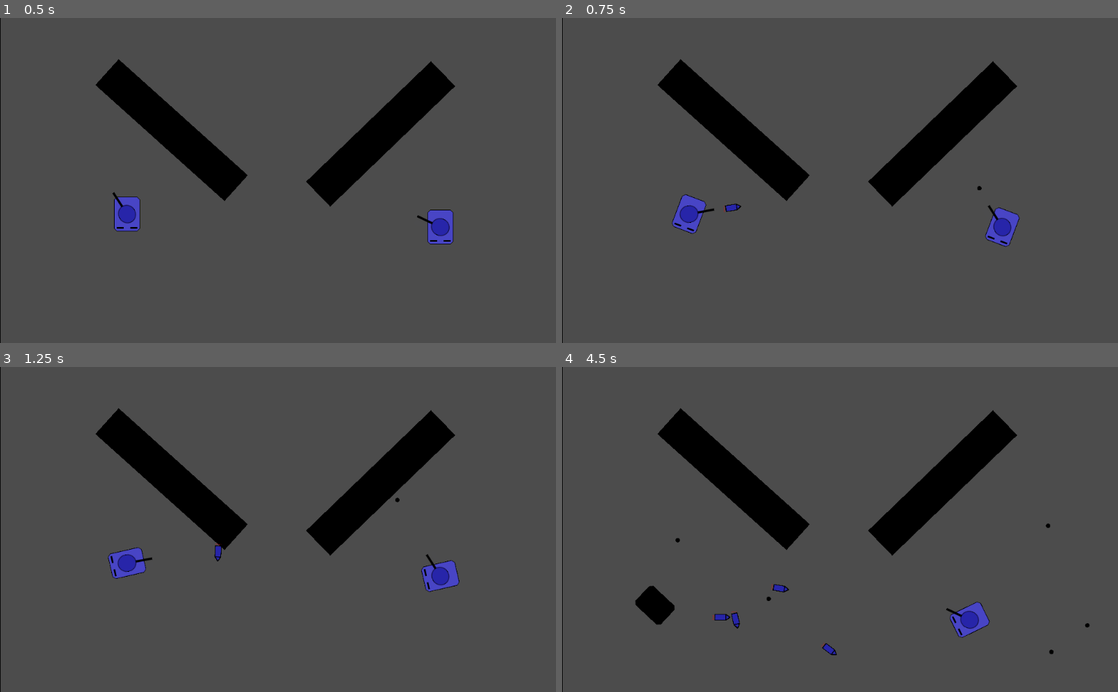
Above: before the commit, frames 1-4 (two rows, left to right).
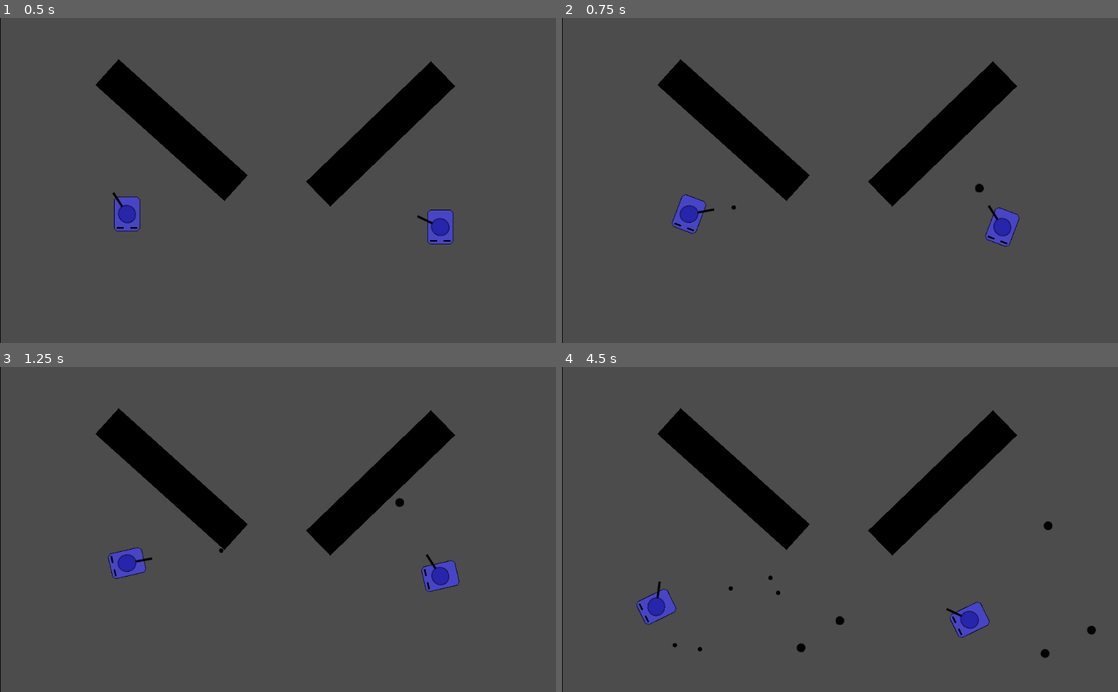
Above: after the commit, the same moments.

Repository: mm-102/godot_tanks
Game: Godot game, scene res://main.tscn
The game is run twice, just before and just after one commit, with the same random seed, the same clock (stepped at 60 frames per second) and the same inputs.
Inputs (mouse positions are in pixels of both pictures, inside the frame that each line leads up to):
- Up to frame 1 (0.5 s): no input
- Up to frame 2 (0.75 s): tap Enter at 0.5 s; move the mouse to (962, 164) at 0.52 s; hold D (p_right) from 0.53 s (still down); click (962, 164) at 0.6 s
- Up to frame 3 (1.25 s): keep holding D (p_right)
- Up to frame 4 (4.5 s): move the mouse to (728, 545) at 1.27 s; release D (p_right) at 1.28 s; hold S (p_backward) 1.28-2.03 s; click (728, 545) at 1.35 s; move the mouse to (895, 458) at 2.02 s; hold D (p_right) 2.03-2.78 s; click (895, 458) at 2.1 s; move the mouse to (812, 594) at 2.77 s; hold W (p_forward) 2.78-3.53 s; click (812, 594) at 2.85 s; move the mouse to (1006, 578) at 3.52 s; hold A (p_left) from 3.53 s (still down); click (1006, 578) at 3.6 s; move the mouse to (673, 480) at 4.27 s; click (673, 480) at 4.35 s

Frame 1 is identical in both runs. In frame 2, less than 0.1% of the frame differs, in the area x 29-76%, y 51-60%; in frame 3, less than 0.1%; in frame 4, 1.1%, in the area x 13-96%, y 47-90%.

Commit message:
Add frag bomb + check for null when projectile dies

Diff:
--- /dev/null
+++ b/Player/Projectiles/FragBomb.gd
@@ -0,0 +1,19 @@
+extends "res://Player/Projectiles/Projectile.gd"
+
+onready var frag_tscn = load("res://Player/Projectiles/Bullet.tscn")
+
+const FRAG_COUNT = 15
+const FRAG_SPEED = 200
+
+func _on_LifeTime_timeout():
+	for n in range(FRAG_COUNT):
+		var frag_inst = frag_tscn.instance()
+		frag_inst.scale = Vector2(0.1,0.1) # not working
+		var rot = 2 * PI * n / FRAG_COUNT
+		var velocity = Vector2.UP.rotated(rot)
+		frag_inst.position = position + 1 * velocity # separate frags from each other
+		frag_inst.player_path = get_path()
+		frag_inst.set_linear_velocity(velocity * FRAG_SPEED)
+		get_node("/root/Map/Projectiles").add_child(frag_inst)
+
+	die() # call super class die() function
--- /dev/null
+++ b/Player/Projectiles/FragBomb.tscn
@@ -0,0 +1,30 @@
+[gd_scene load_steps=5 format=2]
+
+[ext_resource path="res://textures/bullet.png" type="Texture" id=1]
+[ext_resource path="res://Player/Projectiles/FragBomb.gd" type="Script" id=2]
+
+[sub_resource type="PhysicsMaterial" id=2]
+bounce = 1.0
+
+[sub_resource type="CircleShape2D" id=1]
+radius = 8.0
+
+[node name="FragBomb" type="RigidBody2D" groups=["Projectiles"]]
+collision_layer = 2
+collision_mask = 2
+physics_material_override = SubResource( 2 )
+gravity_scale = 0.0
+script = ExtResource( 2 )
+
+[node name="Sprite" type="Sprite" parent="."]
+texture = ExtResource( 1 )
+
+[node name="CollisionShape2D" type="CollisionShape2D" parent="."]
+shape = SubResource( 1 )
+
+[node name="LifeTime" type="Timer" parent="."]
+wait_time = 5.0
+one_shot = true
+autostart = true
+
+[connection signal="timeout" from="LifeTime" to="." method="_on_LifeTime_timeout"]
--- a/Player/Projectiles/Projectile.gd
+++ b/Player/Projectiles/Projectile.gd
@@ -9,6 +9,6 @@
 
 
 func die():
-	if player_path:
+	if !(player_path == null) and is_instance_valid(player_path):
 		get_node(player_path).ammo_left += 1
 	queue_free()
--- a/Player/Tank/Tank.gd
+++ b/Player/Tank/Tank.gd
@@ -1,6 +1,6 @@
 extends RigidBody2D
 
-enum AMMO_TYPES {BULLET, ROCKET}
+enum AMMO_TYPES {BULLET, ROCKET, FRAG_BOMB}
 export(AMMO_TYPES) var ammo_type = AMMO_TYPES.BULLET
 
 const SPEED = 100
@@ -15,6 +15,7 @@
 var projectiles_tscn = {
 	AMMO_TYPES.BULLET: preload("res://Player/Projectiles/Bullet.tscn"),
 	AMMO_TYPES.ROCKET: preload("res://Player/Projectiles/Rocket.tscn"),
+	AMMO_TYPES.FRAG_BOMB: preload("res://Player/Projectiles/FragBomb.tscn")
 }
 onready var animation_player = $"%AnimationPlayer"
 onready var turret_node =  $"%Turret" # <-----
--- a/main.tscn
+++ b/main.tscn
@@ -39,7 +39,7 @@
 
 [node name="Tank" parent="Players" instance=ExtResource( 1 )]
 position = Vector2( 234, 362 )
-ammo_type = 1
 
 [node name="Tank2" parent="Players" instance=ExtResource( 1 )]
 position = Vector2( 811, 386 )
+ammo_type = 2
